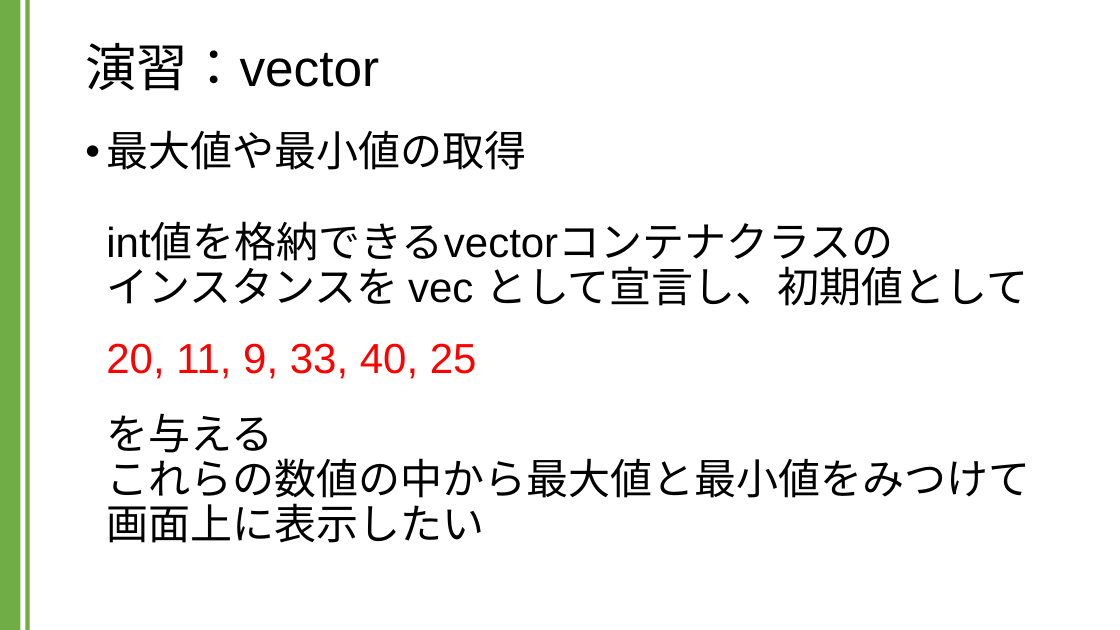
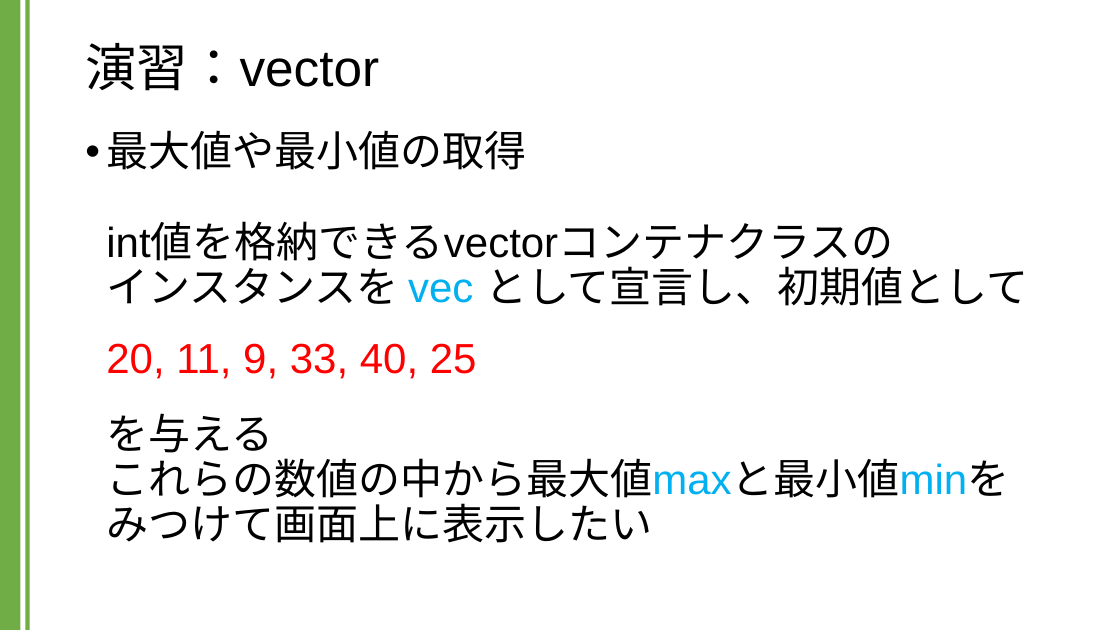
Before and after one commit to kic-murata/cpp2024, a slide deck: slide 2 of 授業資料/演習課題：vector.pptx. Drawn at 1120x630 pixels with LibreOffice and Linux fonts; fonts in the diff are those of the drawing. Boxes give left, top, right and bottom in pixels: in the first picture for what was removed or moved away, otherwise in the second. Text is boxed around its words. In the diff, an @@ line names an element or a change of style, - is before the commit and + after.

```diff
--- a/授業資料/演習課題：vector.pptx
+++ b/授業資料/演習課題：vector.pptx
@@ text at (106,130,1028,505): text changed @@
-• 最大値や最小値の取得
-  int値を格納できるvectorコンテナクラスの
-  インスタンスを vec として宣言し、初期値として
-  20, 11, 9, 33, 40, 25
-  を与える
-  これらの数値の中から最大値と最小値をみつけて画面上に表示したい
+• 最大値や最小値の取得
+  int値を格納できるvectorコンテナクラスの
+  インスタンスを vec として宣言し、初期値として
+  20, 11, 9, 33, 40, 25
+  を与える
+  これらの数値の中から最大値maxと最小値minをみつけて画面上に表示したい
```
Also in this commit, not shown: 1 other file.
